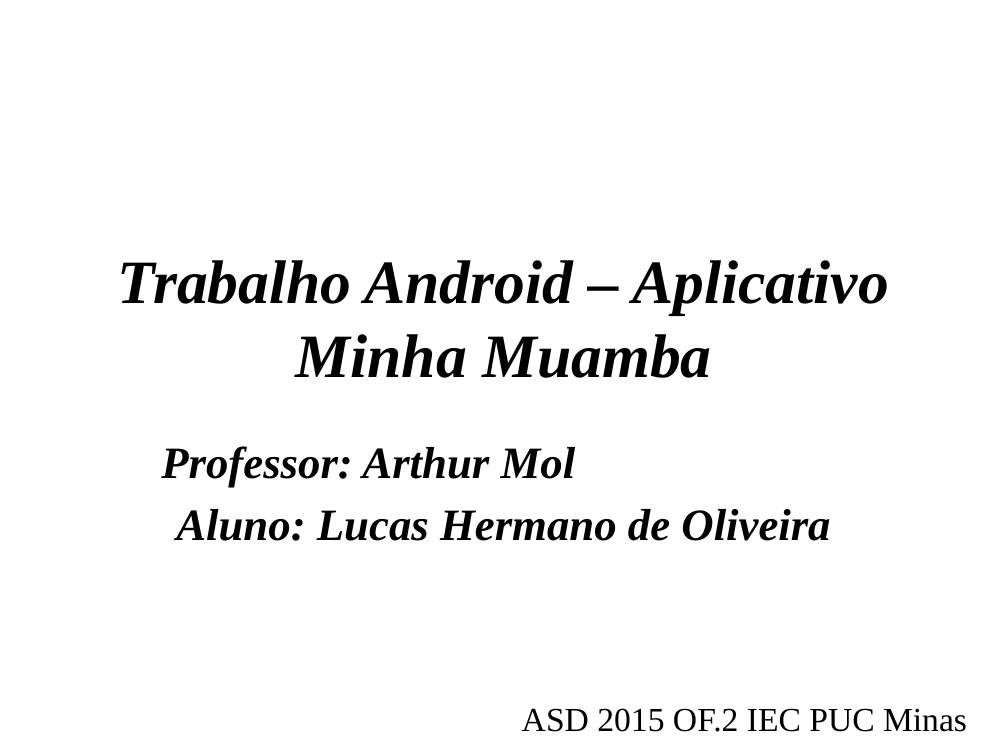
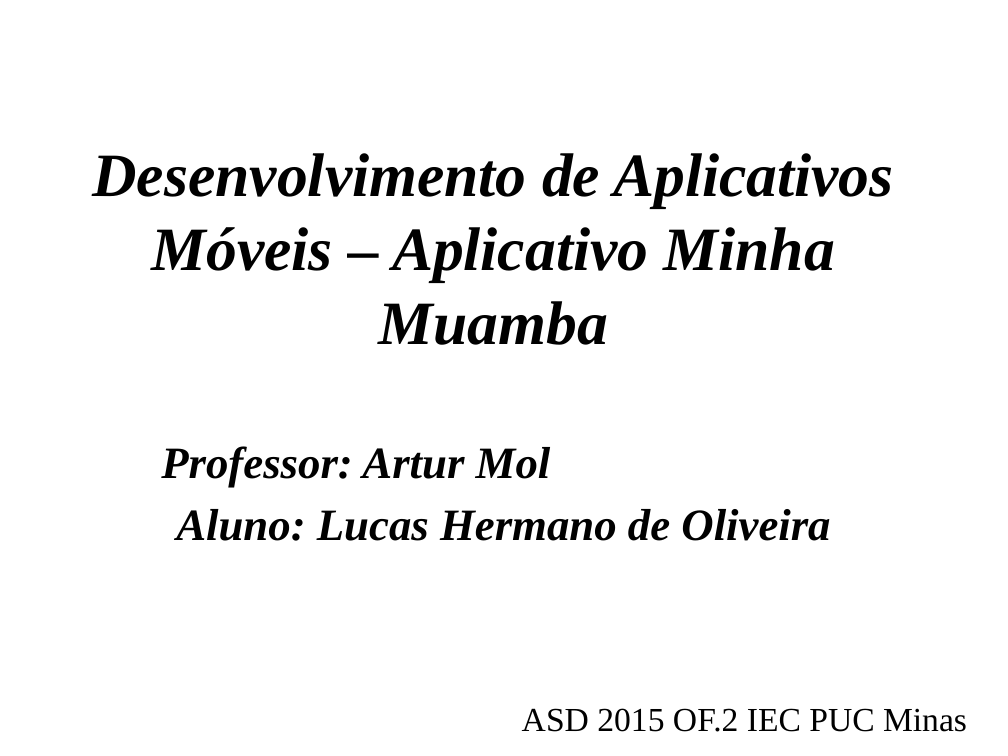
Before and after one commit to lucashermano/minhamuambaproject, a slide deck: slide 1 of entrega/Trabalho Android – Aplicativo Minha Muamba.pptx. Drawn at 1008x756 pixels with LibreOffice and Linux fonts; fonts in the diff are those of the drawing; background and template pictures are left out. Boxes give left, top, right and bottom in pixels: in the first picture for what was removed or moved away, otherwise in the second. Text is boxed around its words. In the diff, an @@ line names an element or a change of style, - is before the commit and + after.

```diff
--- a/entrega/Trabalho Android – Aplicativo Minha Muamba.pptx
+++ b/entrega/Trabalho Android – Aplicativo Minha Muamba.pptx
@@ title at (93, 153, 893, 345): text changed @@
-Trabalho Android – Aplicativo Minha Muamba
+Desenvolvimento de Aplicativos Móveis – Aplicativo Minha Muamba
@@ subtitle at (161, 446, 551, 487): text changed @@
-Professor: Arthur Mol
+Professor: Artur Mol
```
Also in this commit, not shown: 1 other slide changed.
